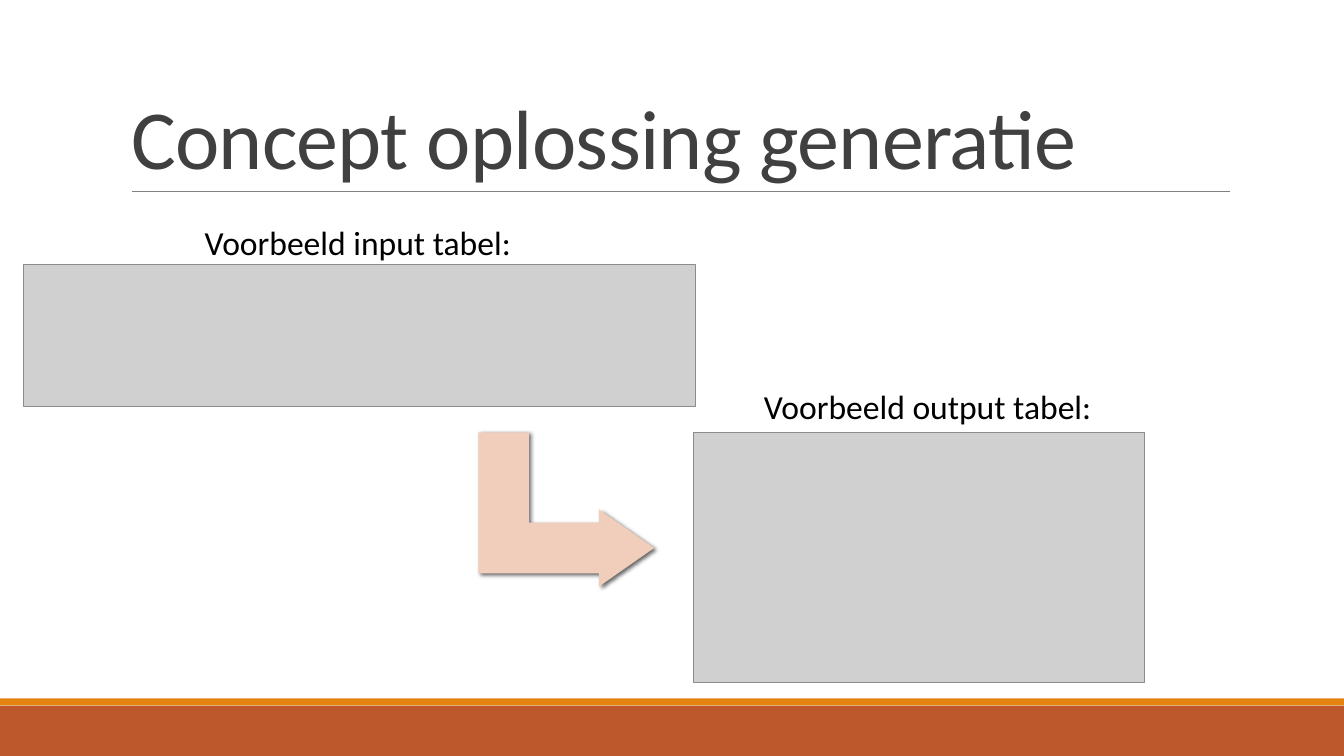
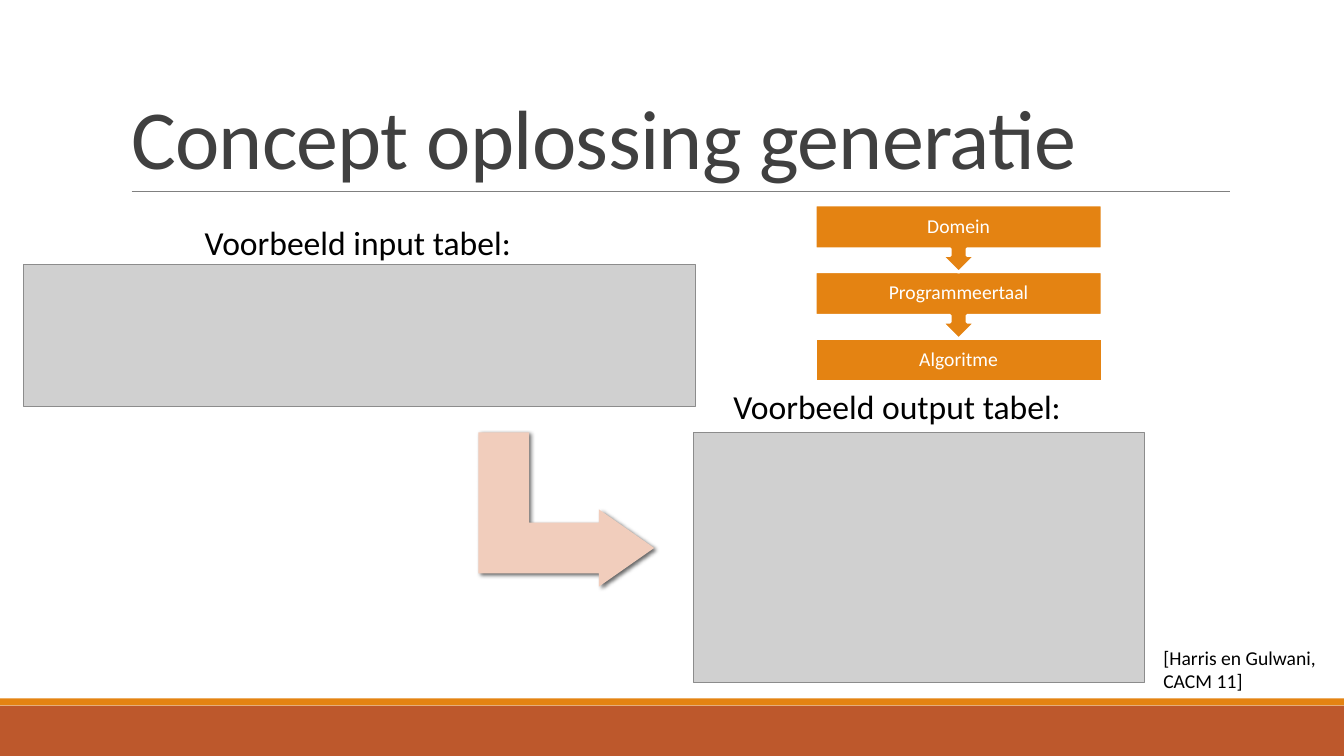
Before and after one commit to TomDeGroote/Bachelorproef, a slide deck: slide 13 of Opdracht 2/Jeroen/Literatuurstudie_Jeroen.pptx. Drawn at 1344x756 pixels with LibreOffice and Linux fonts; fonts in the diff are those of the drawing; grey boxes stand for pictures. Boxes give left, top, right and bottom in pixels: in the first picture for what was removed or moved away, otherwise in the second. Text is boxed around its words. In the diff, an @@ line names an element or a change of style, - is before the commit and + after.

```diff
--- a/Opdracht 2/Jeroen/Literatuurstudie_Jeroen.pptx
+++ b/Opdracht 2/Jeroen/Literatuurstudie_Jeroen.pptx
@@ group added at (x1=816, y1=205, x2=1103, y2=382): 3 texts, 2 up arrow callouts, 1 rectangle @@
+Algoritme
+Programmeertaal
+Domein
@@ text "Voorbeeld output tabel:" moved from (x1=764, y1=395, x2=1091, y2=425) to (x1=733, y1=395, x2=1061, y2=425) @@
@@ text added at (x1=1163, y1=650, x2=1316, y2=691), 14 pt, text #000000 @@
+[Harris en Gulwani, CACM 11]
```
Also in this commit, not shown: 5 other slides changed, 3 slides added, 2 slides removed, 1 other file.
